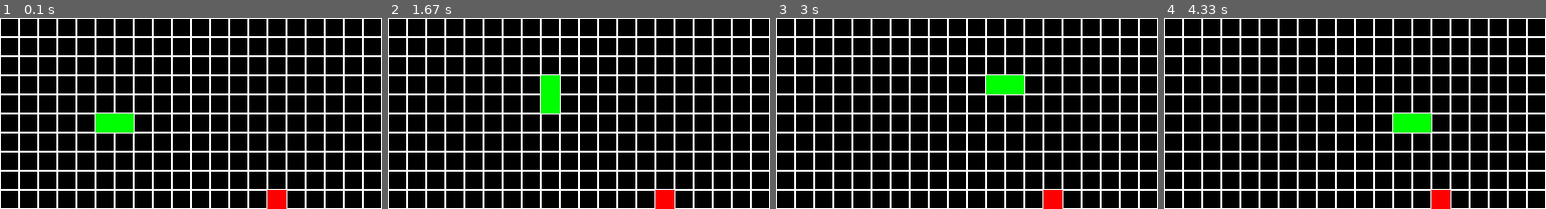
Above: before the commit, frames 1-4 (left to right).
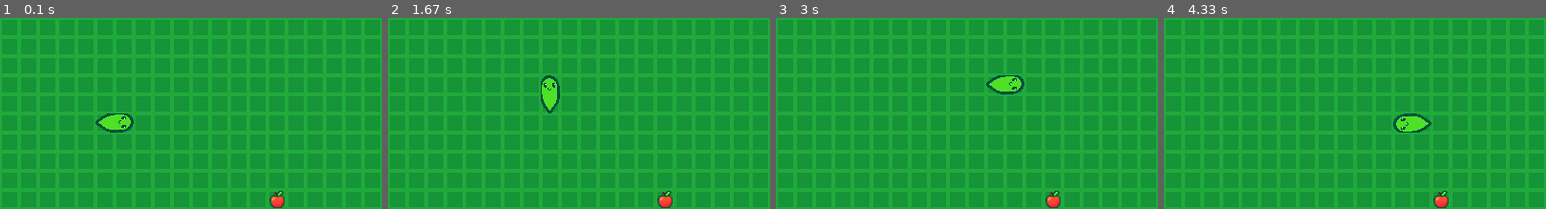
Above: after the commit, the same moments.

Repository: ElChamooo/AlgoBaguette
Game: pygame game, started from snake.py
Two runs of this game, one before a commit and one after it. Both use one fixed random seed, a clock stepped at 60 frames per second and the inputs below.
Inputs:
- Up to frame 1 (0.1 s): no input
- Up to frame 2 (1.67 s): hold Right 0.33-0.8 s; hold Up 0.83-1.33 s; hold Right from 1.37 s (still down)
- Up to frame 3 (3 s): release Right at 2.1 s
- Up to frame 4 (4.33 s): hold Down 3.02-3.93 s; hold Left from 3.97 s (still down)

The runs differ from the first frame. In frame 1, 100% of the frame differs, in the area x 0-100%, y 0-100%; in frame 2, 100%; in frame 3, 100%; in frame 4, 100%.

Commit message:
add texture and display texture

Diff:
--- a/snake.py
+++ b/snake.py
@@ -18,21 +18,116 @@
 screen = pygame.display.set_mode((WINDOW_WIDTH, WINDOW_HEIGHT))
 pygame.display.set_caption("Snake Game")
 
+# load textures
+background_texture = pygame.image.load("textures/background2.png")
+background_texture = pygame.transform.scale(background_texture, (CELL_SIZE, CELL_SIZE)) # scale to cell size
+apple_texture = pygame.image.load("textures/apple.png")
+apple_texture = pygame.transform.scale(apple_texture, (CELL_SIZE, CELL_SIZE)) # scale to cell size
+
+# Load snake textures
+snake_head_texture = pygame.image.load("textures/head.png")
+snake_head_texture = pygame.transform.scale(snake_head_texture, (CELL_SIZE, CELL_SIZE))
+snake_body_texture = pygame.image.load("textures/body.png")
+snake_body_texture = pygame.transform.scale(snake_body_texture, (CELL_SIZE, CELL_SIZE))
+snake_tail_texture = pygame.image.load("textures/end.png")
+snake_tail_texture = pygame.transform.scale(snake_tail_texture, (CELL_SIZE, CELL_SIZE))
+snake_left_texture = pygame.image.load("textures/left.png")
+snake_left_texture = pygame.transform.scale(snake_left_texture, (CELL_SIZE, CELL_SIZE))
+snake_right_texture = pygame.image.load("textures/right.png")
+snake_right_texture = pygame.transform.scale(snake_right_texture, (CELL_SIZE, CELL_SIZE))
+
+def get_direction(from_pos, to_pos):
+    """Get direction from one position to another"""
+    dx = to_pos[0] - from_pos[0]
+    dy = to_pos[1] - from_pos[1]
+
+    if dx == 1: return 'right'
+    elif dx == -1: return 'left'
+    elif dy == 1: return 'down'
+    elif dy == -1: return 'up'
+    return None
+
 def draw_grid():
     for x in range(0, WINDOW_WIDTH, CELL_SIZE):
         for y in range(0, WINDOW_HEIGHT, CELL_SIZE):
-            rect = pygame.Rect(x, y, CELL_SIZE, CELL_SIZE)
-            pygame.draw.rect(screen, WHITE, rect, 1)
+            screen.blit(background_texture, (x, y)) # draw bkg texture
 
 def draw_snake(snake):
-    for x, y in snake:
-        rect = pygame.Rect(x * CELL_SIZE, y * CELL_SIZE, CELL_SIZE, CELL_SIZE)
-        pygame.draw.rect(screen, GREEN, rect)
+    if len(snake) == 0:
+        return
+
+    for i, (x, y) in enumerate(snake):
+        pos_x = x * CELL_SIZE
+        pos_y = y * CELL_SIZE
+
+        if i == 0:  # Head
+            # Determine head direction based on next segment or current direction
+            if len(snake) > 1:
+                head_dir = get_direction(snake[1], snake[0])
+            else:
+                head_dir = direction  # Use current movement direction if only one segment
+
+            texture = snake_head_texture
+            if head_dir == 'up':
+                texture = pygame.transform.rotate(snake_head_texture, -90)
+            elif head_dir == 'down':
+                texture = pygame.transform.rotate(snake_head_texture, 90)
+            elif head_dir == 'right':
+                texture = pygame.transform.rotate(snake_head_texture, 180)
+            # right is default orientation (head connects from right side)
+
+            screen.blit(texture, (pos_x, pos_y))
+
+        elif i == len(snake) - 1:  # Tail
+            # Determine tail direction based on previous segment
+            tail_dir = get_direction(snake[i], snake[i-1])
+
+            texture = snake_tail_texture
+            if tail_dir == 'up':
+                texture = pygame.transform.rotate(snake_tail_texture, -90)
+            elif tail_dir == 'down':
+                texture = pygame.transform.rotate(snake_tail_texture, 90)
+            elif tail_dir == 'right':
+                texture = pygame.transform.rotate(snake_tail_texture, 180)
+            # left is default orientation (from left side)
+
+            screen.blit(texture, (pos_x, pos_y))
+
+        else:  # Body segments
+            # Determine directions from previous and to next segment
+            from_dir = get_direction(snake[i+1], snake[i])
+            to_dir = get_direction(snake[i], snake[i-1])
+
+            # Check if this is a turn segment
+            if from_dir != to_dir:
+                # This is a turn segment, use left.png or right.png
+                if (from_dir == 'up' and to_dir == 'right') or (from_dir == 'left' and to_dir == 'down'):
+                    # Bottom to right turn
+                    texture = snake_right_texture
+                elif (from_dir == 'up' and to_dir == 'left') or (from_dir == 'right' and to_dir == 'down'):
+                    # Bottom to left turn
+                    texture = snake_left_texture
+                elif (from_dir == 'down' and to_dir == 'right') or (from_dir == 'left' and to_dir == 'up'):
+                    # Top to right turn
+                    texture = pygame.transform.rotate(snake_right_texture, 90)
+                elif (from_dir == 'down' and to_dir == 'left') or (from_dir == 'right' and to_dir == 'up'):
+                    # Top to left turn
+                    texture = pygame.transform.rotate(snake_left_texture, -90)
+                else:
+                    texture = snake_body_texture
+            else:
+                # Straight body segment
+                texture = snake_body_texture
+                if from_dir in ['up', 'down']:
+                    # Vertical body segment
+                    texture = pygame.transform.rotate(snake_body_texture, 90)
+                # horizontal is default orientation
+
+            screen.blit(texture, (pos_x, pos_y))
 
 def draw_apple(apple):
     x, y = apple
-    rect = pygame.Rect(x * CELL_SIZE, y * CELL_SIZE, CELL_SIZE, CELL_SIZE)
-    pygame.draw.rect(screen, RED, rect)
+    screen.blit(apple_texture, (x * CELL_SIZE, y * CELL_SIZE))
 
 def generate_apple(grid_width, grid_height, snake):
     while True:
--- /dev/null
+++ b/tempCodeRunnerFile.py
@@ -0,0 +1,3 @@
+
+    for x in range(0, WINDOW_WIDTH, CELL_SIZE):
+        for y in range(0, WINDOW_HEIGHT, CELL_SIZE):
Binary file added: textures/apple.png
Binary file changed: textures/body.png
Binary file changed: textures/end.png
Binary file changed: textures/head.png
Binary file changed: textures/left.png
Binary file added: textures/old/body.png
Binary file added: textures/old/end.png
Binary file added: textures/old/head.png
Binary file added: textures/old/left.png
Binary file added: textures/old/right.png
Binary file changed: textures/right.png
